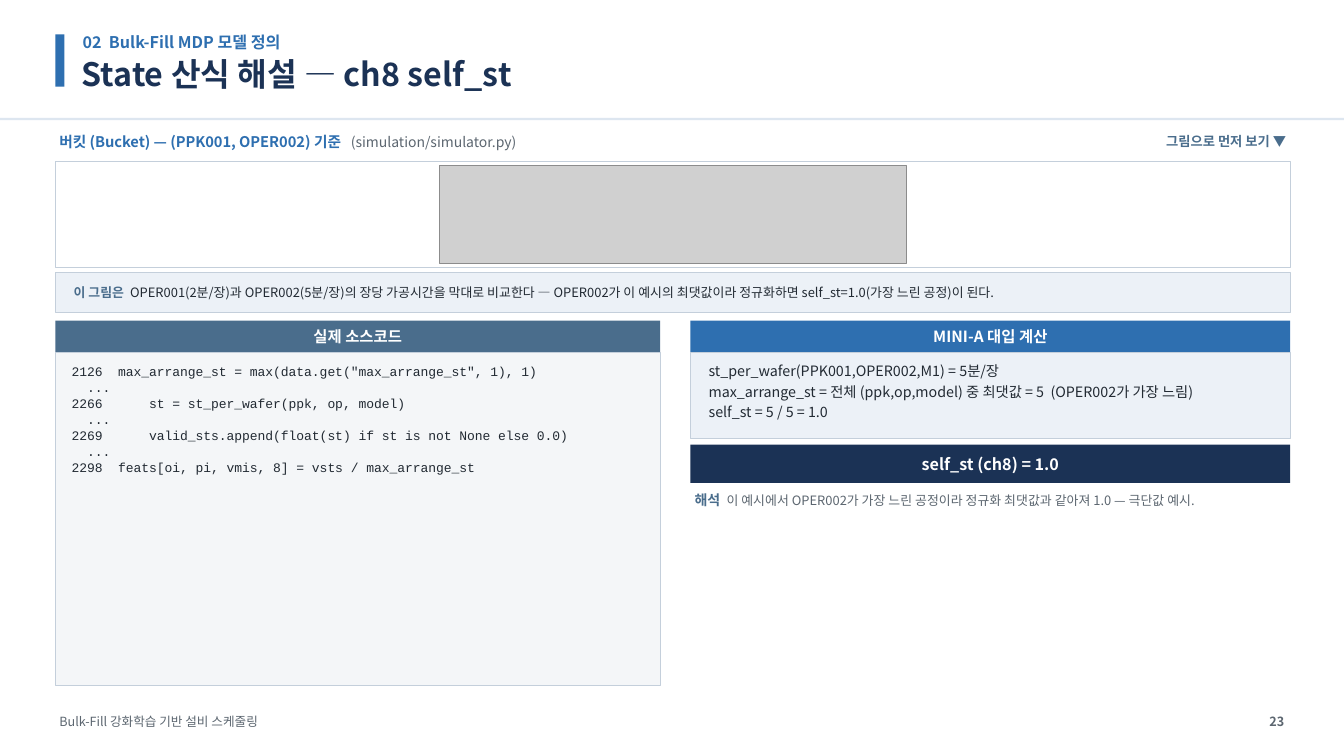
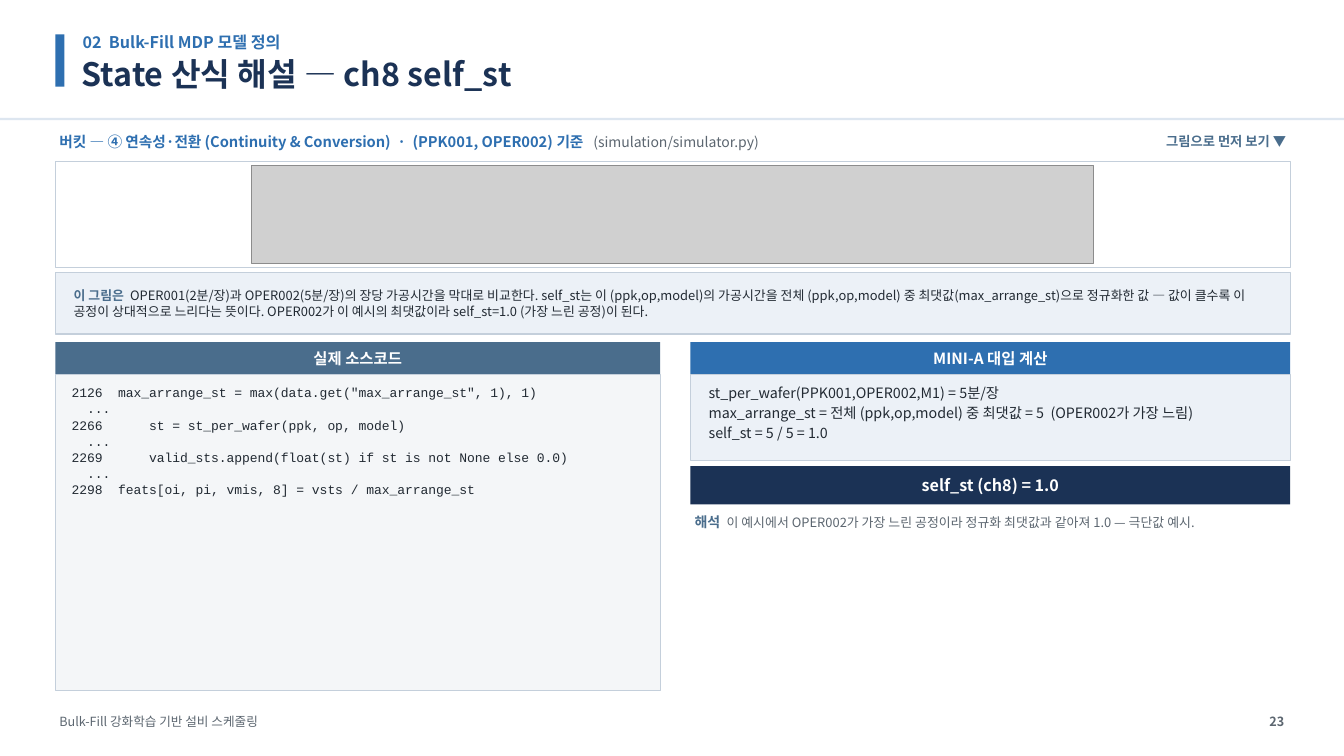
Before and after one commit to relighting123/pjt_scheduling, a slide deck: slide 23 of docs/BulkFill_스케줄링_발표자료.pptx. Drawn at 1344x756 pixels with LibreOffice and Linux fonts; fonts in the diff are those of the drawing; grey boxes stand for pictures. Boxes give left, top, right and bottom in pixels: in the first picture for what was removed or moved away, otherwise in the second. Text is boxed around its words. In the diff, an @@ line names an element or a change of style, - is before the commit and + after.

```diff
--- a/docs/BulkFill_스케줄링_발표자료.pptx
+++ b/docs/BulkFill_스케줄링_발표자료.pptx
@@ text at <box>59,134,758,151</box>: text changed @@
-버킷 (Bucket) — (PPK001, OPER002) 기준 (simulation/simulator.py)
+버킷 — ④ 연속성·전환 (Continuity & Conversion) · (PPK001, OPER002) 기준 (simulation/simulator.py)
@@ picture: place and size @@
-picture at <box>440,165,906,263</box>
+picture at <box>252,165,1094,263</box>
@@ rectangle: place and size @@
-rectangle at <box>55,272,1291,313</box>
+rectangle at <box>55,272,1291,334</box>
@@ text at <box>74,289,1245,319</box>: text changed @@
-이 그림은 OPER001(2분/장)과 OPER002(5분/장)의 장당 가공시간을 막대로 비교한다 — OPER002가 이 예시의 최댓값이라 정규화하면 self_st=1.0(가장 느린 공정)이 된다.
+이 그림은 OPER001(2분/장)과 OPER002(5분/장)의 장당 가공시간을 막대로 비교한다. self_st는 이 (ppk,op,model)의 가공시간을 전체 (ppk,op,model) 중 최댓값(max_arrange_st)으로 정규화한 값 — 값이 클수록 이 공정이 상대적으로 느리다는 뜻이다. OPER002가 이 예시의 최댓값이라 self_st=1.0 (가장 느린 공정)이 된다.
@@ rectangle: place and size @@
-rectangle at <box>55,353,660,686</box>
+rectangle at <box>55,374,660,691</box>
@@ text "2126 max_arrange_st = max(data.get("max_arrange_st", 1), ...": place and size @@
-text "2126 max_arrange_st = max(data.get("max_arrange_st", 1), ..." at <box>72,366,568,475</box>
+text "2126 max_arrange_st = max(data.get("max_arrange_st", 1), ..." at <box>72,388,568,497</box>
@@ 4 texts, 4 rectangles: place and size @@
-4 texts, 4 rectangles at <box>55,321,1291,483</box>
+4 texts, 4 rectangles at <box>55,342,1291,504</box>
@@ text "해석 이 예시에서 OPER002가 가장 ...": place and size @@
-text "해석 이 예시에서 OPER002가 가장 ..." at <box>695,493,1194,506</box>
+text "해석 이 예시에서 OPER002가 가장 ..." at <box>695,515,1194,528</box>
```
Also in this commit, not shown: 17 other slides changed, 19 other files.
